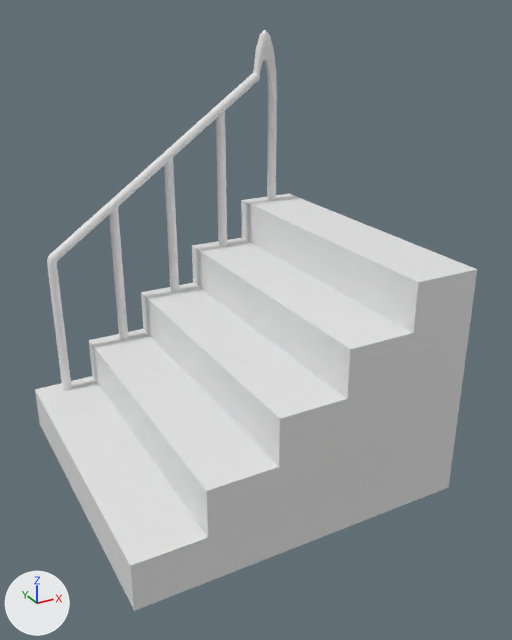
What one commit did to the FBX model Assets/Models/Marghe/Platea/Objects/Scala_sx.fbx.
Both versions are drawn from a camera (50 mm lens) standing at (35.6, 34.5, -13.8) and looking at (50.3, 61.3, -27.2). Arrows for +X, +Y and +Z are at lower left; the lights stay in place. Where no turn or scale is listed for an object, it has been applied to the vertices.
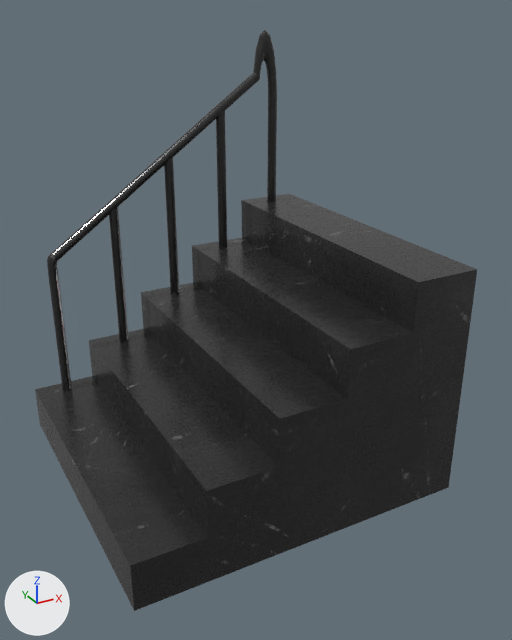
Where the newer file only moved an object's origin or applied its transform, the numbers keep the older frame.

Pixel boxes (x1, y1, x2, y2) of what changed, in the pictures (512 x 640 px):
```json
{"object": "Cube.002", "change": "recoloured", "before": [35, 30, 477, 611], "after": [35, 30, 477, 611], "on screen": "white to black"}
```

The change, as JSON lines over the scene's bpy script:
```json
{"op": "add", "block": "img_soapstone02_2k_basecolor_png", "code": ["img_soapstone02_2k_basecolor_png = load_image('Soapstone02_2K_BaseColor.png', '../../../Bri/Textures/Ringhiera/Soapstone02_2K_BaseColor.png', 2048, 2048, 'sRGB')"]}
{"op": "add", "block": "img_soapstone02_2k_roughness_png", "code": ["img_soapstone02_2k_roughness_png = load_image('Soapstone02_2K_Roughness.png', '../../../Bri/Textures/Ringhiera/Soapstone02_2K_Roughness.png', 2048, 2048, 'Non-Color')"]}
{"op": "add", "block": "img_soapstone02_2k_normal_png", "code": ["img_soapstone02_2k_normal_png = load_image('Soapstone02_2K_Normal.png', '../../../Bri/Textures/Ringhiera/Soapstone02_2K_Normal.png', 2048, 2048, 'Non-Color')"]}
{"op": "add", "block": "mat_scalettanera", "code": ["mat_scalettanera = bpy.data.materials.new('ScalettaNera')", "# uses the picture img_soapstone02_2k_basecolor_png", "# uses the picture img_soapstone02_2k_normal_png", "# uses the picture img_soapstone02_2k_roughness_png"]}
{"block": "me_cube_003", "where": "me_cube_003.from_pydata(...)  # 404 vertices, 346 faces; spans x -8.7..7.4, y -13.8..1.6, z -11.8..8.7"}
{"op": "add", "block": "me_cube_003", "code": "me_cube_003.materials.append(mat_scalettanera)"}
```
